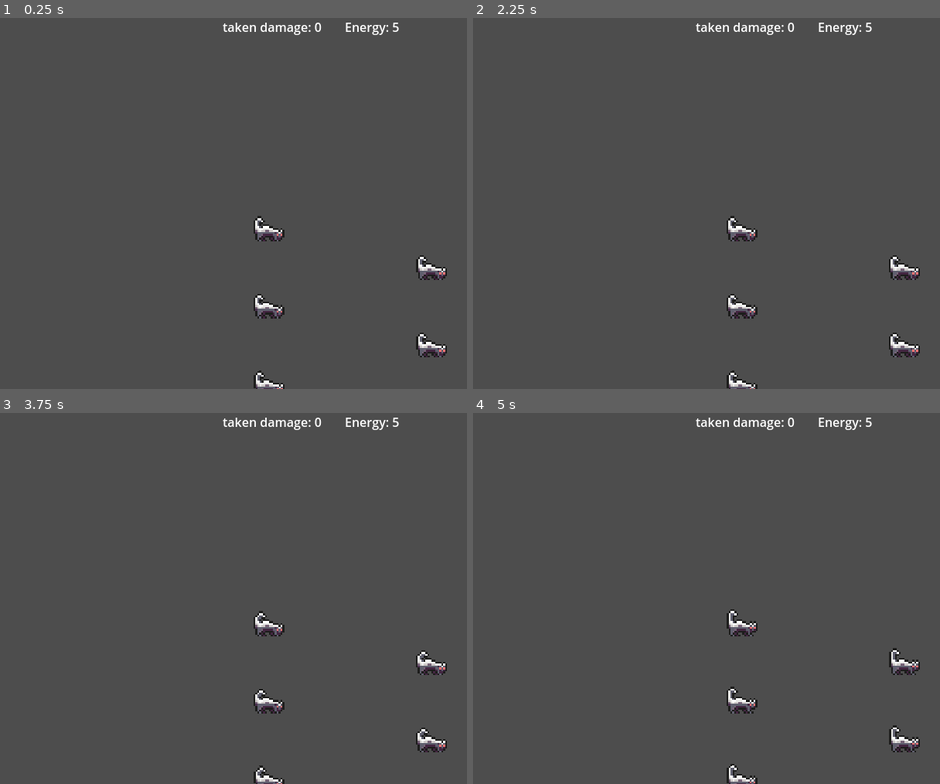
Above: before the commit, frames 1-4 (two rows, left to right).
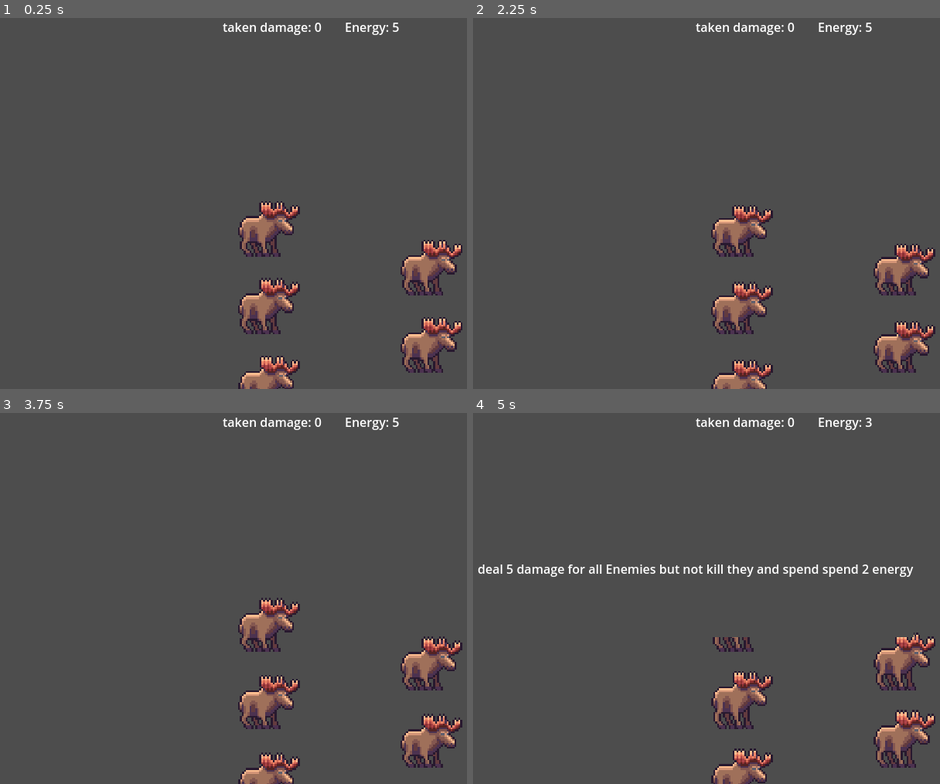
Above: after the commit, the same moments.

Repository: C0ldSt33l/Animal-raft
Game: Godot game, scene res://fight_scene.tscn
Two runs of this game, one before a commit and one after it. Both use one fixed random seed, a clock stepped at 60 frames per second and the inputs below. This scene is started directly instead of the project's main scene.
Inputs (mouse positions are in pixels of both pictures, inside the frame that each line leads up to):
- Up to frame 1 (0.25 s): no input
- Up to frame 2 (2.25 s): move the mouse to (804, 184) at 0.52 s; hold Right (ui_right) 0.53-1.28 s; click (804, 184) at 0.67 s; move the mouse to (594, 222) at 1.27 s; hold Down (ui_down) 1.28-2.03 s; move the mouse to (743, 121) at 2.02 s; hold Right (ui_right) from 2.03 s (still down)
- Up to frame 3 (3.75 s): move the mouse to (196, 672) at 2.77 s; release Right (ui_right) at 2.78 s; hold Up (ui_up) 2.78-3.53 s; click (196, 672) at 2.92 s; move the mouse to (368, 654) at 3.52 s; hold Left (ui_left) from 3.53 s (still down)
- Up to frame 4 (5 s): release Left (ui_left) at 4.25 s; click (743, 620) at 4.25 s

The runs differ from the first frame. In frame 1, 5.6% of the frame differs, in the area x 50-100%, y 49-100%; in frame 2, 5.3%; in frame 3, 5.4%; in frame 4, 6.1%, in the area x 0-100%, y 1-100%.

Commit message:
add more skills

Diff:
--- a/Animals/Animals_skill.gd
+++ b/Animals/Animals_skill.gd
@@ -1,4 +1,18 @@
 extends Node
+
+var tmpEnergy: int = 0:
+	set(value):
+		if value<0:
+			tmpEnergy = 0
+		else:
+			tmpEnergy = value
+var TakenDamage: int  = 0: #урон плота
+	set(value):
+		if value<0:
+			TakenDamage = 0
+		else:
+			TakenDamage = value
+
 var FUNC_DIC := {
 	'Chicken': [Callable(self, 'Chicken_build_skill'), Callable(self, 'Chicken_attack_skill')],
 	'Crab': [Callable(self, 'Crab_build_skill'), Callable(self, 'Crab_attack_skill')],
@@ -22,29 +36,29 @@
 }
 
 var Animal_Info :={
-	'Chicken':'do ko',
+	'Chicken':'ad 1 energy',
 	'Crab':'do ko',
 	'Toad':'do ko',
-	'Monkey':'do ko',
-	'Dog':'do ko',
-	'Cow':'do ko',
+	'Monkey':'heal 8 hp',
+	'Dog':'deals 3 damage',
+	'Cow':'add 2 energy',
 	'Goose':'do ko',
-	'Gorilla':'do ko',
-	'Boar':'do ko',
-	'Moose':'do ko',
-	'Cat':'do ko',
+	'Gorilla':'Stun Enemy and deal 10 damage',
+	'Boar':'Stun Enemy and deal 2 damage',
+	'Moose':'deal 5 damage for all Enemies but not kill they and spend spend 2 energy',
+	'Cat':'deals 3 damage',
 	'Goat':'do ko',
 	'Sheep':'do ko',
-	'Turtle':'do ko',
-	'Porcuoine':'do ko',
+	'Turtle':'heal 4 hp',
+	'Porcuoine':'deal 1 damage for all Enemies but not kill they',
 	'Skunk':'kills the enemy',
-	'Wolf':'deals 4 damage',
+	'Wolf':'deals 5 damage',
 }
 
 func Chicken_build_skill():
 	print('ko')
 func Chicken_attack_skill(enemy:Enemy):
-	print('agressive ko')
+	tmpEnergy+=2
 
 func Crab_build_skill():
 	print('clacking')
@@ -58,7 +72,8 @@
 
 func Monkey_build_skill():
 	print('Monkey')
-func Monkey_attack_skill(enemy:Enemy): #Taken damage--
+func Monkey_attack_skill(enemy:Enemy):
+	TakenDamage-=8 #Taken damage--
 	print('agressive Monkey')
 
 func Pig_build_skill():
@@ -68,13 +83,14 @@
 
 func Dog_build_skill():
 	print('barking')
-func Dog_attack_skill(enemy:Enemy):
+func Dog_attack_skill(enemy:Enemy):  #standart
+	enemy.TakeDamage(3)
 	print('barking')
 
 func Cow_build_skill():
 	print('moo')
 func Cow_attack_skill(enemy:Enemy): #add hp
-	print('agressive moo')
+	tmpEnergy+=3
 
 func Goose_build_skill():
 	print('its a GOOSE!')
@@ -84,12 +100,14 @@
 func Gorilla_build_skill():
 	print('Gorilla')
 func Gorilla_attack_skill(enemy:Enemy):
-	print('agressive Gorilla')
+	enemy.stun = true
+	enemy.HP-=10
 
 func Boar_build_skill():
 	print('boar')
 func Boar_attack_skill(enemy:Enemy):
-	print('hard boar')
+	enemy.stun = true
+	enemy.HP-=2
 
 func Moose_build_skill():
 	print('Moose')
@@ -98,7 +116,8 @@
 
 func Cat_build_skill():
 	print('meowing')
-func Cat_attack_skill(enemy:Enemy):
+func Cat_attack_skill(enemy:Enemy): #standart
+	enemy.TakeDamage(3)
 	print('scream')
 
 func Goat_build_skill():
@@ -114,7 +133,7 @@
 func Turtle_build_skill():
 	print('turtle')
 func Turtle_attack_skill(enemy:Enemy): #add more hp
-	print('turtle')
+	TakenDamage-=4
 
 func Porcupine_build_skill():
 	print('Porcupine')
@@ -131,4 +150,4 @@
 	print('woof')
 func Wolf_attack_skill(enemy:Enemy):
 	print('agressive woof')
-	enemy.TakeDamage(4)
+	enemy.TakeDamage(5)
--- a/fight_scene.gd
+++ b/fight_scene.gd
@@ -18,9 +18,9 @@
 signal ChosenEnemy(enemy)
 var chose_enemy
 var fullEnergy: int = 5
-var tmpEnergy: int = 0
 
-var TakenDamage: int  = 0
+
+
 
 var points2D = [
 	Vector2i(360,250),
@@ -41,10 +41,10 @@
 ]
 # Called when the node enters the scene tree for the first time.
 func _ready() -> void:
-	tmpEnergy = fullEnergy
+	skills.tmpEnergy = fullEnergy
 	for i in 13:
 		var animal := animal_scene.instantiate() as Animal
-		animal._Name = 'Skunk'
+		animal._Name = 'Moose'
 		animal._size = 3
 		animal.position = points2D[i]
 		animals.append(animal)
@@ -63,15 +63,45 @@
 func _process(delta: float) -> void:
 	#labels
 	win = true
-	dmg.text = "taken damage: " + str(TakenDamage)
-	Energy.text = "Energy: " + str(tmpEnergy)
+	dmg.text = "taken damage: " + str(skills.TakenDamage)
+	Energy.text = "Energy: " + str(skills.tmpEnergy)
 	#fight
-	if chose_animal and chose_enemy!=null and tmpEnergy>=0:
-		tmpEnergy-= 1
+	if chose_animal  and skills.tmpEnergy >= 0:
+		if chose_animal.getName() == 'Porcupine':
+			for i in range(Enemies.size()):
+				if Enemies[i].HP>1:
+					Enemies[i].HP-=1
+		elif chose_animal.getName() == 'Moose':
+			for i in range(Enemies.size()):
+					Enemies[i].HP-=5
+					if Enemies[i].HP<=0:
+						Enemies[i]=1
+			skills.tmpEnergy-= 1
+		elif(
+			chose_animal.getName() == 'Chicken' or
+			chose_animal.getName() == 'Cow' or
+			chose_animal.getName() == 'Turtle' or
+			chose_animal.getName() == 'Monkey'
+			):
+			skills.FUNC_DIC[chose_animal.getName()][1].call(chose_enemy)
+		skills.tmpEnergy-= 1
+		chose_animal.tmpCooldawn = chose_animal.Cooldawn
+		chose_animal = null
+	if chose_animal and chose_enemy and skills.tmpEnergy>=0:
 		chose_animal.tmpCooldawn = chose_animal.Cooldawn
 		skills.FUNC_DIC[chose_animal.getName()][1].call(chose_enemy)
+
+		if chose_enemy.HP <= 0:
+			for i in range(Enemies.size()):
+				if Enemies[i] == chose_enemy:
+					Enemies.remove_at(i)
+					break
+
+			skills.tmpEnergy-= 1
+
 		chose_animal = null
 		chose_enemy = null
+
 
 	for i in range(Enemies.size()):
 		if Enemies[i] != null:
@@ -79,7 +109,6 @@
 			break
 	if win:
 		Win.popup_centered()
-		queue_free()
 func _on_chosen_enemy(Enemy: Variant) -> void:
 	chose_enemy = Enemy
 	print('have enemy')
@@ -94,10 +123,15 @@
 func _on_next_tern_pressed() -> void:
 	print('next tern')
 	tern+=1
-	tmpEnergy = fullEnergy
+	skills.tmpEnergy = fullEnergy
 	for i:Animal in animals:
 			if i.tmpCooldawn>0:
 				i.tmpCooldawn-=1
 
 	for i:Enemy in Enemies:
-			TakenDamage+=i.attack
+		if i == null:
+			continue
+		if !i.stun:
+			skills.TakenDamage+=i.attack
+		if i.stun:
+			i.stun = false
--- a/scripts/enemy.gd
+++ b/scripts/enemy.gd
@@ -5,6 +5,8 @@
 @onready var fight = $"/root/FightScene"
 @onready var hp_label = $HP as Label
 @onready var attack_label = $Attack as Label
+
+var stun = false
 
 var is_death = false
 var attack :int = 5
